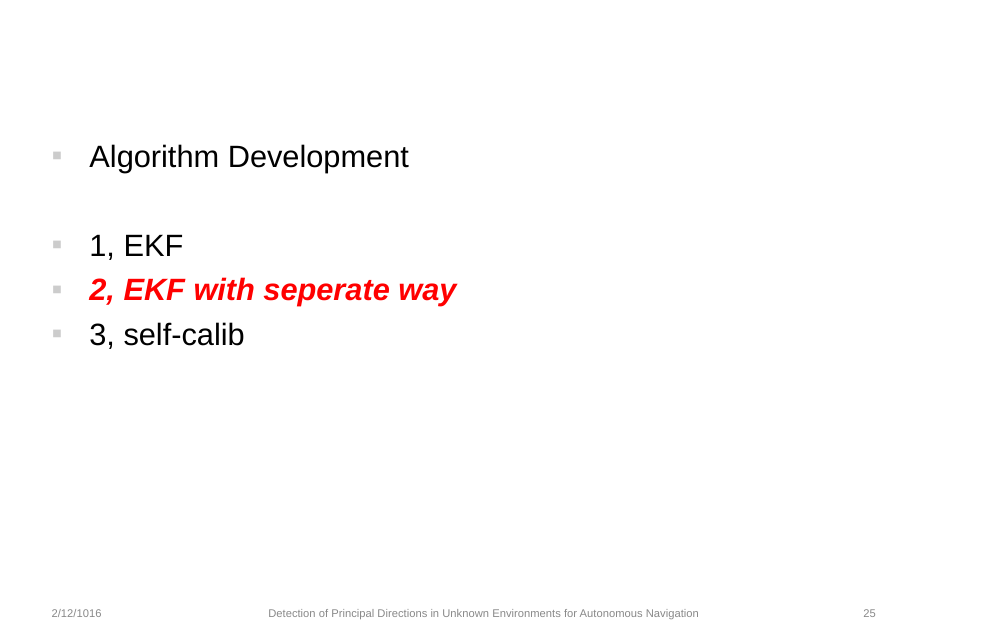
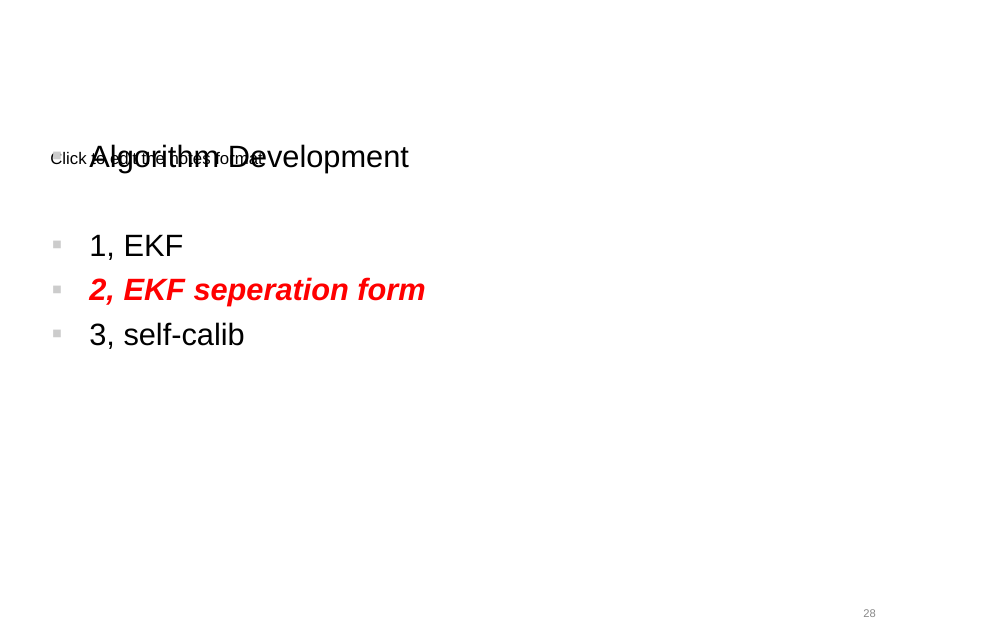
Before and after one commit to yitong-quan/thesis_indoorLocalization, a slide deck: slide 28 of text_editing/ppt/Zwischenpraesentation.ppt (slide 25 before the commit). Drawn at 1008x630 pixels with LibreOffice and Linux fonts; fonts in the diff are those of the drawing; background and template pictures are left out. Boxes give left, top, right and bottom in pixels: in the first picture for what was removed or moved away, otherwise in the second. Text is boxed around its words. In the diff, an @@ line names an element or a change of style, - is before the commit and + after.

```diff
--- a/text_editing/ppt/Zwischenpraesentation.ppt
+++ b/text_editing/ppt/Zwischenpraesentation.ppt
@@ text added at box(50, 150, 263, 168), 12 pt, text #000000 @@
+Click to edit the notes format
@@ text at box(89, 277, 425, 306): text changed @@
-▪ 2, EKF with seperate way
+▪ 2, EKF seperation form
@@ text removed at box(52, 609, 102, 617) @@
-2/12/1016
@@ text removed at box(268, 609, 699, 619) @@
-Detection of Principal Directions in Unknown Environments for Autonomous Navigation
```
Also in this commit, not shown: 30 other slides changed, 12 slides added, 15 slides removed, 3 other files.
